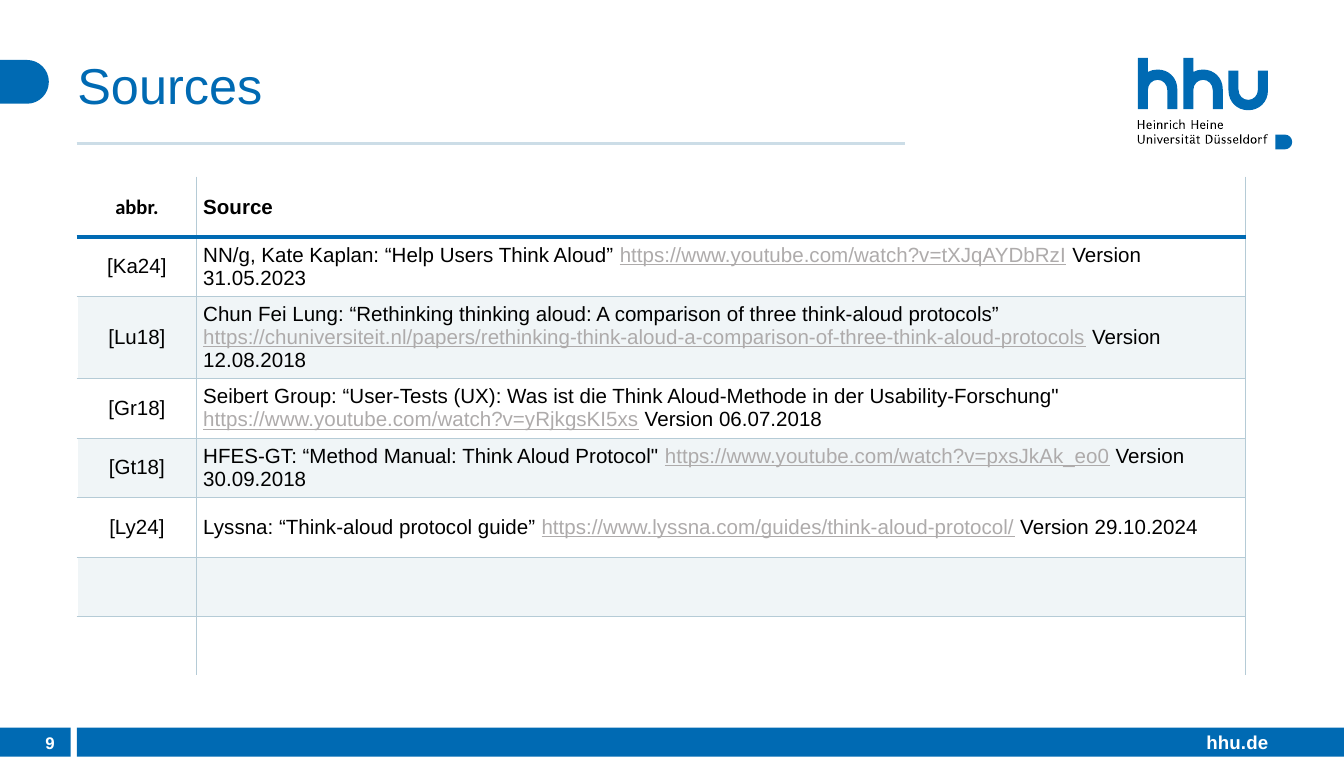
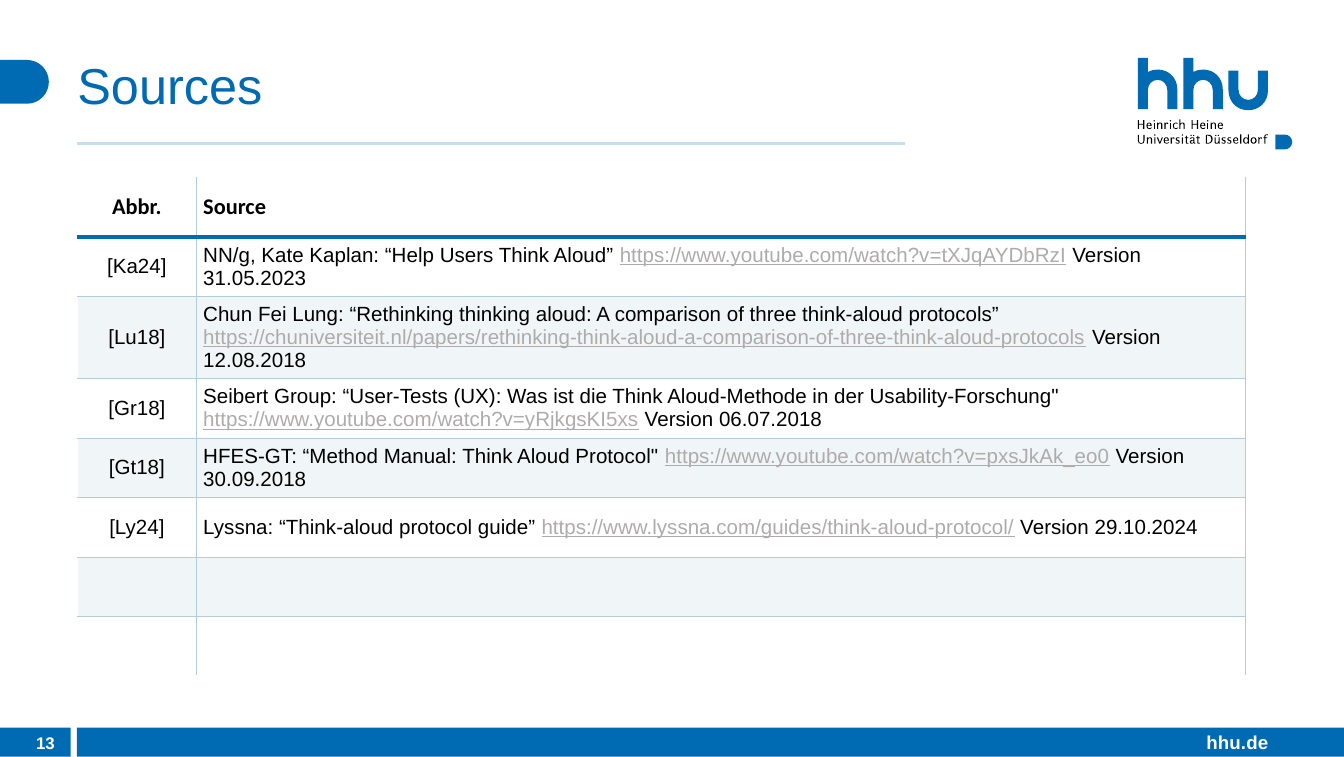
Before and after one commit to DerHyper/User-Experience-UX-Design-and-Management, a slide deck: slide 13 of Praesentation.pptx (slide 9 before the commit). Drawn at 1344x757 pixels with LibreOffice and Linux fonts; fonts in the diff are those of the drawing. Boxes give left, top, right and bottom in pixels: in the first picture for what was removed or moved away, otherwise in the second. Text is boxed around its words. In the diff, an @@ line names an element or a change of style, - is before the commit and + after.

```diff
--- a/Praesentation.pptx
+++ b/Praesentation.pptx
@@ table at (x1=78, y1=177, x2=1247, y2=691) @@
-row 1, column 1: abbr.
+row 1, column 1: Abbr.
@@ size 11 to 12 pt, font Arial to Calibri in "Source" @@
@@ page number at (x1=36, y1=737, x2=55, y2=749): text changed @@
-9
+13
```
Also in this commit, not shown: 5 other slides changed, 8 slides added, 3 slides removed.
